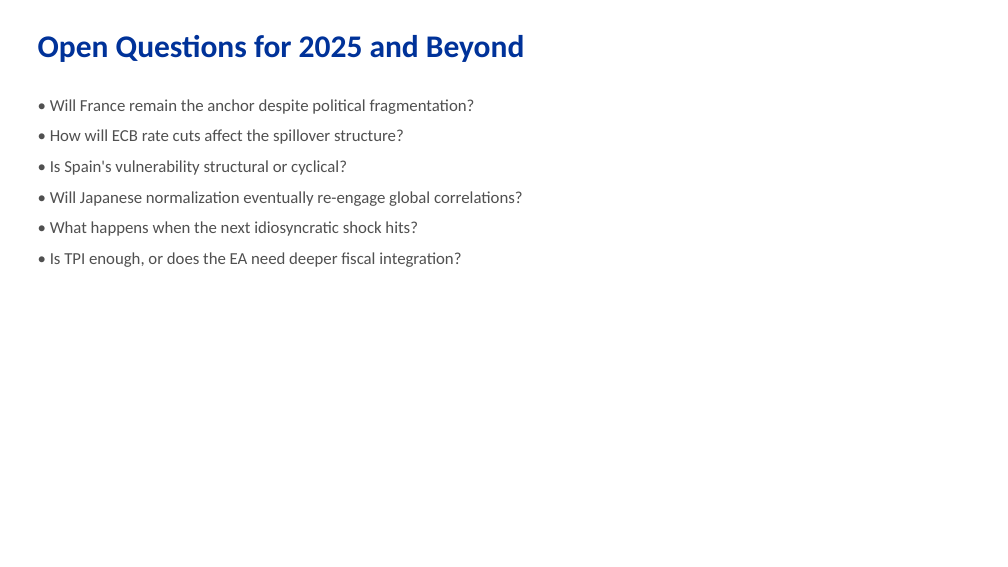
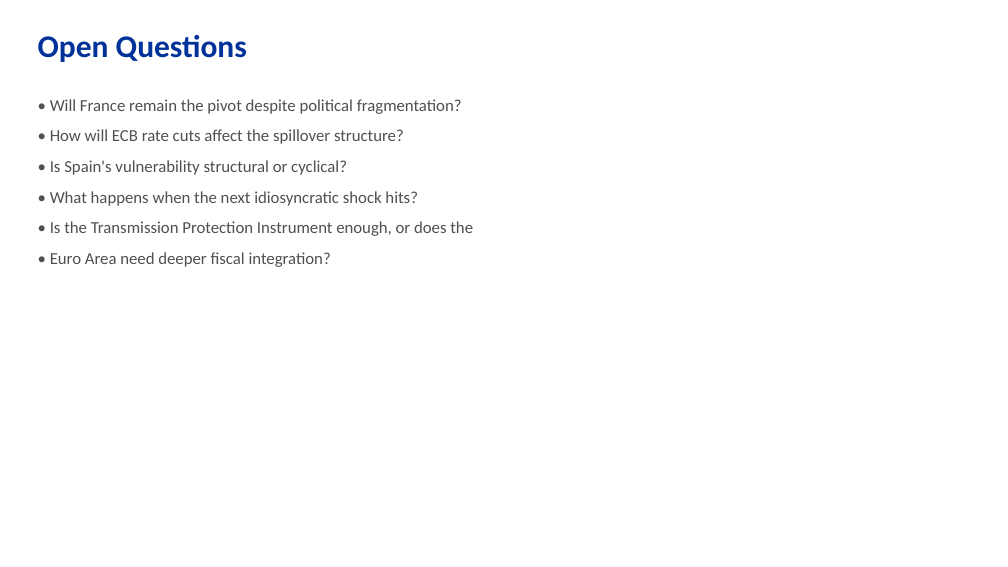
Before and after one commit to jonorice/Bond-spillovers, a slide deck: slide 16 of comprehensive_analysis/Bond_Spillovers_Policymaker_Deck.pptx (slide 17 before the commit). Drawn at 1008x567 pixels with LibreOffice and Linux fonts; fonts in the diff are those of the drawing. Boxes give left, top, right and bottom in pixels: in the first picture for what was removed or moved away, otherwise in the second. Text is boxed around its words. In the diff, an @@ line names an element or a change of style, - is before the commit and + after.

```diff
--- a/comprehensive_analysis/Bond_Spillovers_Policymaker_Deck.pptx
+++ b/comprehensive_analysis/Bond_Spillovers_Policymaker_Deck.pptx
@@ text at (38,35,247,62): text changed @@
-Open Questions for 2025 and Beyond
+Open Questions
@@ text at (50,99,462,114): text changed @@
-• Will France remain the anchor despite political fragmentation?
+• Will France remain the pivot despite political fragmentation?
@@ text at (50,191,523,206): paragraph removed @@
-• Will Japanese normalization eventually re-engage global correlations?
@@ text at (50,221,473,267): text changed @@
-• Is TPI enough, or does the EA need deeper fiscal integration?
+• Is the Transmission Protection Instrument enough, or does the
+• Euro Area need deeper fiscal integration?
```
Also in this commit, not shown: 8 other slides changed, 1 slide removed, 2 other files.
